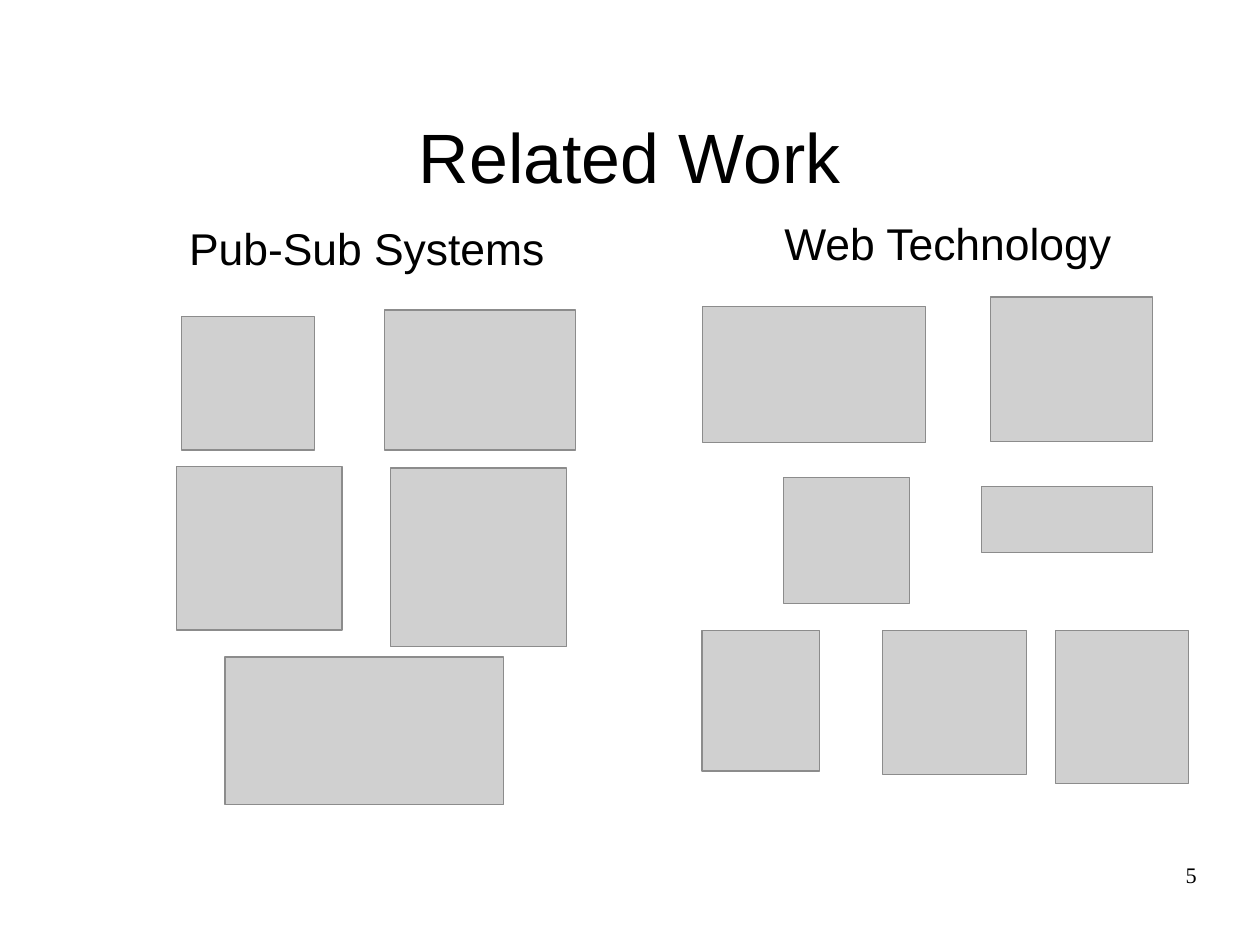
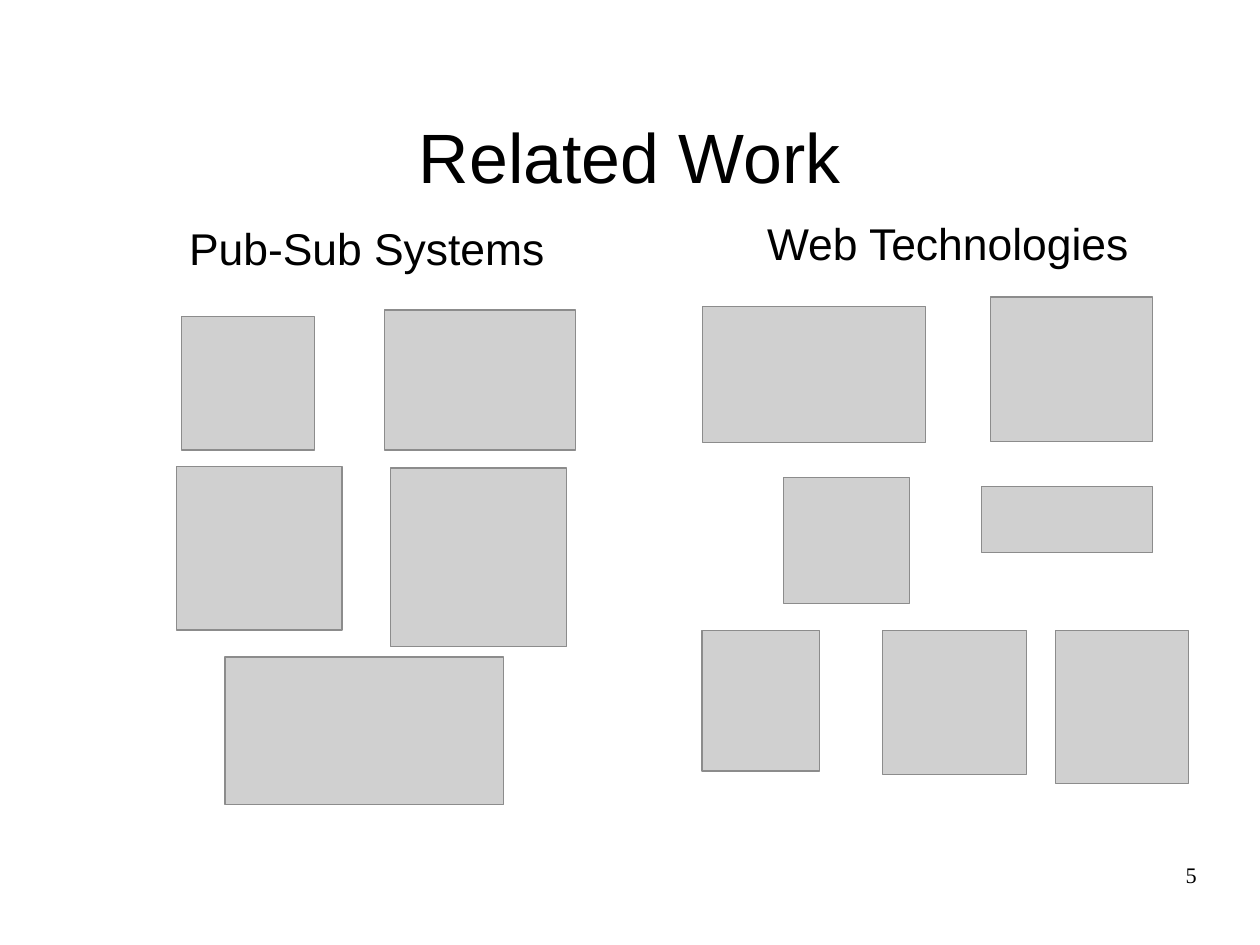
Before and after one commit to JGAntunes/pulsarcast, a slide deck: slide 5 of project-report/presentation.odp. Drawn at 1260x945 pixels with LibreOffice and Linux fonts; fonts in the diff are those of the drawing; grey boxes stand for pictures; background and template pictures are left out. Boxes give left, top, right and bottom in pixels: in the first picture for what was removed or moved away, otherwise in the second. Text is boxed around its words. In the diff, an @@ line names an element or a change of style, - is before the commit and + after.

```diff
--- a/project-report/presentation.odp
+++ b/project-report/presentation.odp
@@ text at (767,227,1128,269): text changed @@
-Web Technology
+Web Technologies
```
Also in this commit, not shown: 5 other slides changed, 9 slides added, 5 slides removed, 1 other file.
